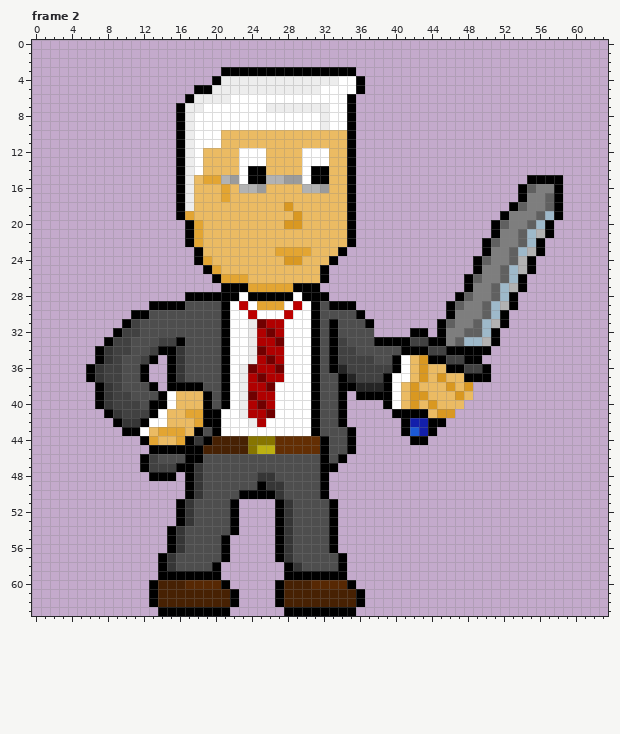
Two versions of one pixel-art file, assets/art/level_1/sprites/CH_dr_adkins/CH_dr_adkins_v2_sword_attack.aseprite. The picture above was drawn from the file before the commit.
64x64 pixels, 4 frames. Shown: frame 2. The commit also changed other frames, which this record leaves out.
The same view after the edit:
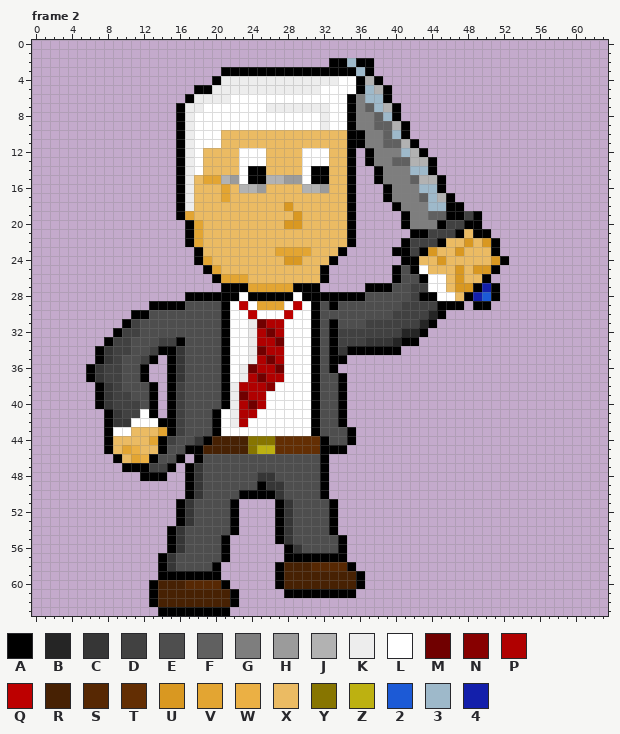
Palette (. is transparent): A #000000  B #252525  C #363636  D #414141  E #4e4e4e  F #606060  G #7e7e7e  H #9b9b9b  J #b2b2b2  K #ededed  L #ffffff  M #700000  N #870000  P #b00000  Q #bd0000  R #472103  S #572803  T #632e03  U #d99821  V #e3a532  W #ebb044  X #ebbb63  Y #877500  Z #bdb111  2 #1c5ad6  3 #9eb9ca  4 #131fab
Diff:
layer "Layer 3" added
Changed rows in their new state; - is an unchanged pixel.
Frame 2, layers "Layer 1", "Layer 3":
first column x 8:
 2 -------------------------AA3AA---------------------
 3 ----------------------------3A---------------------
 4 -----------------------------JA--------------------
 5 -----------------------------3JA-------------------
 6 ----------------------------G33A-------------------
 7 ----------------------------GF3JA------------------
 8 ----------------------------GGF3A------------------
 9 ----------------------------GGFFJA-----------------
10 ----------------------------AGGF3A-----------------
11 ----------------------------AGGFFJA----------------
12 -----------------------------AGGG3JA---------------
13 -----------------------------AGGFFJJA--------------
14 ------------------------------AGGG33A--------------
15 ------------------------------AGGGFJJA---------....
16 -------------------------------AGGG33A--------.....
17 -------------------------------AGGGF3JA-------.....
18 --------------------------------AGGG33AA-----......
19 ---------------------------------AGGFFAADA--.......
20 ---------------------------------AGGGADDAA-.......-
21 ----------------------------------AADDDAXAA.......-
22 ---------------------------------ADDDAXXUXUA.....--
23 --------------------------------AADAUXXUXXXA.....--
24 ---------------------------------AAXXUXXXXXUA...---
25 --------------------------------AEALXXXUXUUA....---
26 --------------------------------AEEALLXUXXA....----
27 -----------------------------AAAEEDDLLXUUA4A...----
28 -------------------------AAAAEEEEEDAALLXA42A..-----
29 --------------------------EEEEEEEDDDDA-A.AA...-----
30 ----------------------------EEEEDDDDBA.......------
31 -----------------------------DDDDDDBA........------
32 --------------------------DDDDDDDBB--.......-------
33 ---------------------------DDCCCB-A.........-------
34 --------------------------CAAAAAA..........--------
35 --------------------------A...............---------
36 --------------------------.................--------
37 ---------------------------................--------
38 --------DEE---KP--N--------..............----------
39 -----A.ADEEE--KMP-L---------.............----------
40 ------.ADEEE--KPMPL------------.........-----------
41 ----L-.ADEEE--KP-LL-------------.......------------
42 AC-LL-AADEEE--KPLL---------------.....-------------
43 ALLXX--ADEE----------------------....--------------
44 AXXXX-ADEE------------------------..---------------
45 AXVWXX-EE----------------AA.-----------------------
46 -AXVWA--A.---------------..------------------------
47 --AA---A.----------------.-------------------------
48 ----A--.-------------------------------------------
first column x 27:
55 ------EA--
56 .AC---EA--
57 .AAAAAA---
58 ARRRSSSSA-
59 ARRRRRRRRA
60 ----RRRRRA
61 .AAAAAAAA.
62 ..........
63 -........-
Boxes around the changes in both pictures, in picture pixels (x1, y1, x2, y2):
changed: (329, 58, 563, 445)
changed: (104, 382, 275, 481)
changed: (329, 445, 356, 472)
changed: (275, 535, 365, 616)
